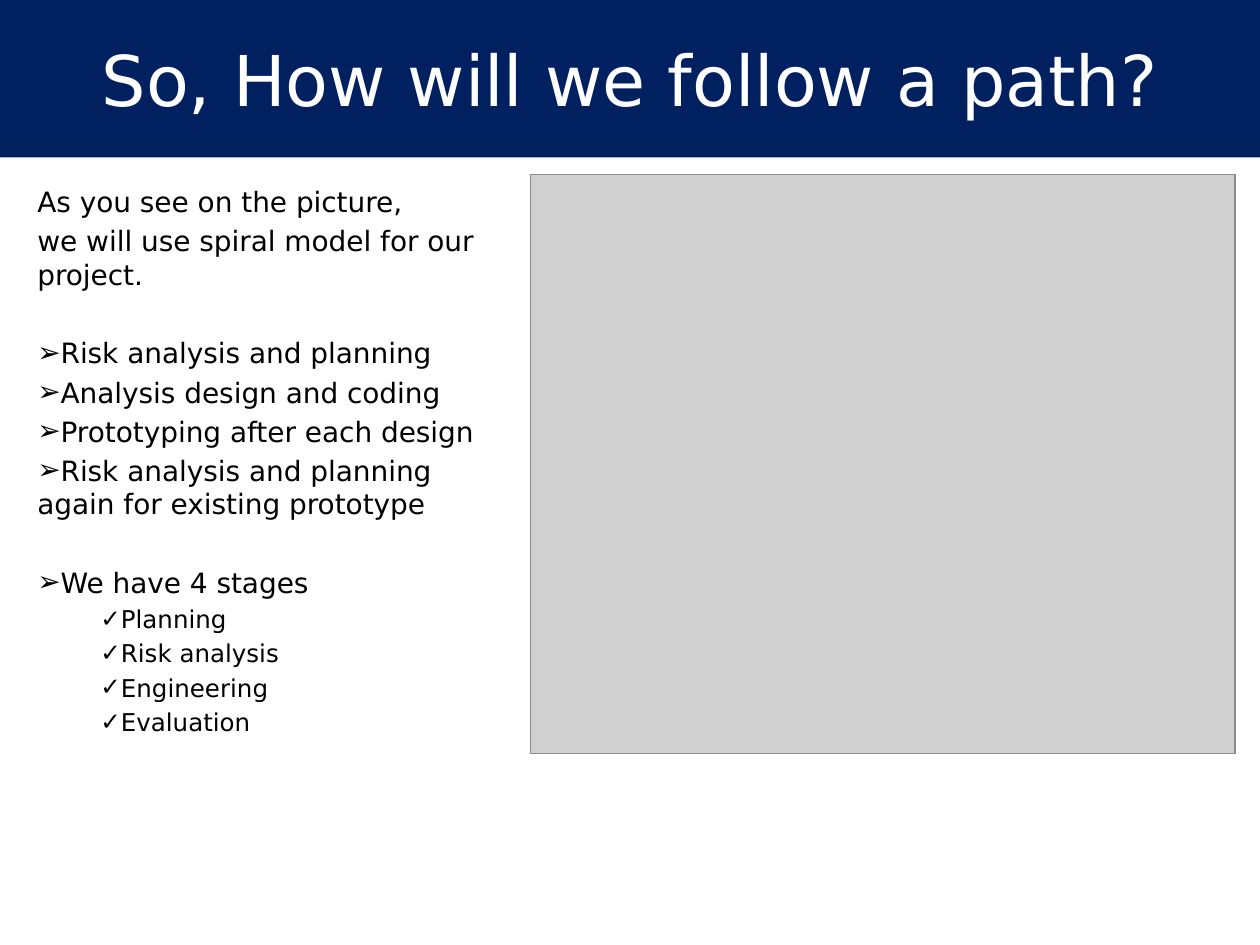
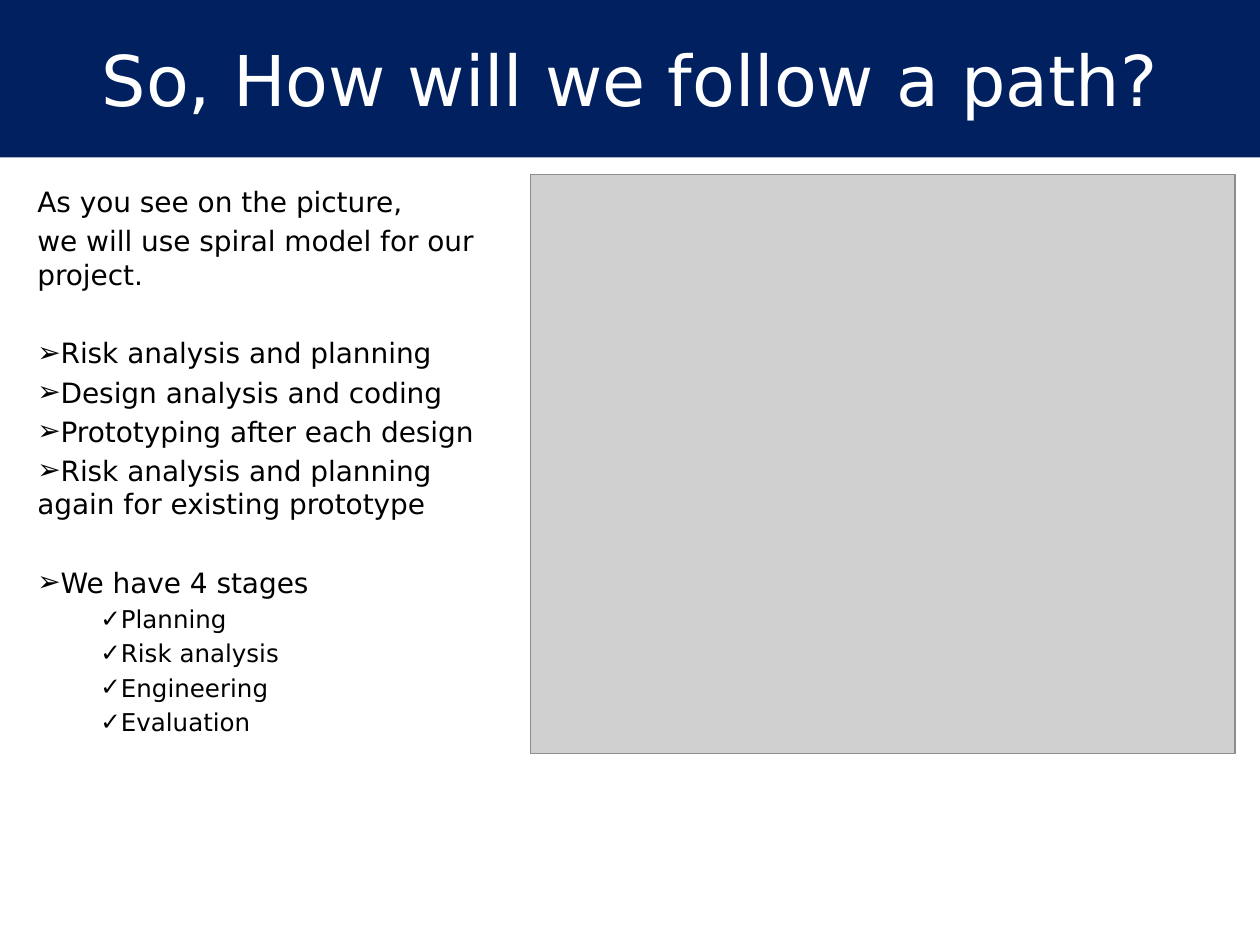
Before and after one commit to hakanyildiz/BIM444-Computer-Engineering-Apps, a slide deck: slide 13 of Documents/DUYARLIOL.pptx. Drawn at 1260x945 pixels with LibreOffice and Linux fonts; fonts in the diff are those of the drawing; grey boxes stand for pictures. Boxes give left, top, right and bottom in pixels: in the first picture for what was removed or moved away, otherwise in the second. Text is boxed around its words. In the diff, an @@ line names an element or a change of style, - is before the commit and + after.

```diff
--- a/Documents/DUYARLIOL.pptx
+++ b/Documents/DUYARLIOL.pptx
@@ text at <box>37,381,442,409</box>: text changed @@
-➢ Analysis design and coding
+➢ Design analysis and coding
```
Also in this commit, not shown: 6 other slides changed, 1 slide removed, 21 other files.
